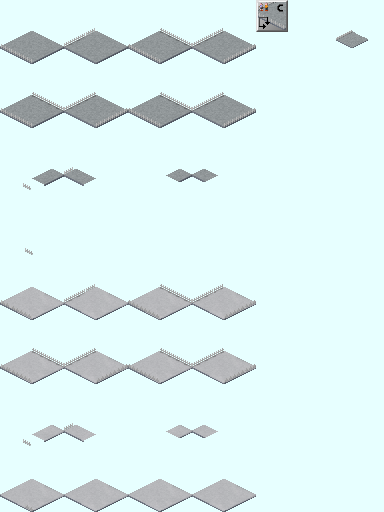
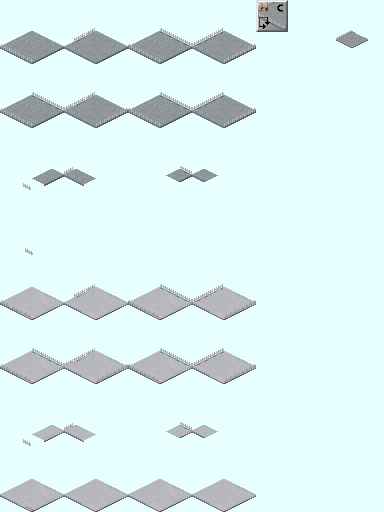
Before/after of a w=384, h=512 layered artwork. What changed in the layer stack:
removed group "レイヤーグループ #8" (40 layers) from group "レイヤーグループ コピー" over [left=22, top=295, right=192, bottom=431]
removed group "レイヤーグループ #1" (38 layers) from group "レイヤーグループ #8" over [left=22, top=295, right=192, bottom=431]
removed group "レイヤーグループ #14" (in "レイヤーグループ コピー" › "レイヤーグループ #8" › "レイヤーグループ #1") (6 layers) from group "レイヤーグループ #1" over [left=64, top=300, right=192, bottom=431]
added group "レイヤーグループ コピー #1" with 16 layers in group "レイヤーグループ #5" over [left=22, top=295, right=192, bottom=431]
moved "FenceMask #1" into group "レイヤーグループ コピー #1" over [left=22, top=295, right=192, bottom=431]
moved "貼り付けられたレイヤー #63" into group "FenceMask #1", painted on it over [left=86, top=166, right=192, bottom=356]
showed "貼り付けられたレイヤー #12", moved it into group "FenceMask #1", painted on it over [left=64, top=44, right=192, bottom=367]
moved "貼り付けられたレイヤー #6" into group "FenceMask #1", painted on it over [left=64, top=44, right=96, bottom=367]
moved "貼り付けられたレイヤー #7" into group "FenceMask #1", painted on it over [left=64, top=92, right=96, bottom=303]
moved "貼り付けられたレイヤー #36" into group "FenceMask #1", painted on it over [left=65, top=364, right=192, bottom=431]
moved "貼り付けられたレイヤー #39" into group "FenceMask #1", painted on it over [left=64, top=300, right=192, bottom=431]
painted on "貼り付けられたレイヤー #41" over [left=22, top=295, right=96, bottom=367]
added layer "レイヤーグループ #3" (in "レイヤーグループ コピー" › "レイヤーグループ #5" › "レイヤーグループ コピー #1") in group "レイヤーグループ コピー #1" over [left=22, top=295, right=96, bottom=378]
removed group "レイヤーグループ #13" (in "レイヤーグループ コピー" › "レイヤーグループ #5" › "レイヤーグループ") (6 layers) from group "レイヤーグループ" over [left=64, top=44, right=192, bottom=175]
added layer "レイヤーグループ #2" (in "レイヤーグループ コピー" › "レイヤーグループ #5" › "レイヤーグループ") in group "レイヤーグループ" over [left=22, top=39, right=96, bottom=122]
…and 17 more changes (2 added, 9 painted, 6 removed, 6 stack, 2 visibility)
